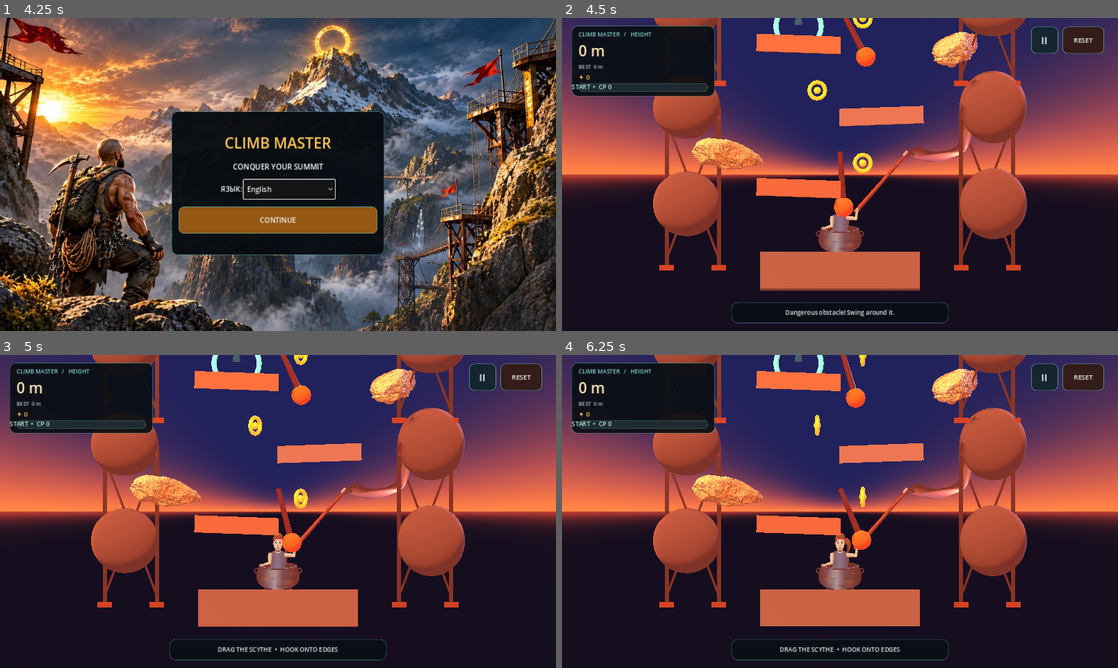
Above: before the commit, frames 1-4 (two rows, left to right).
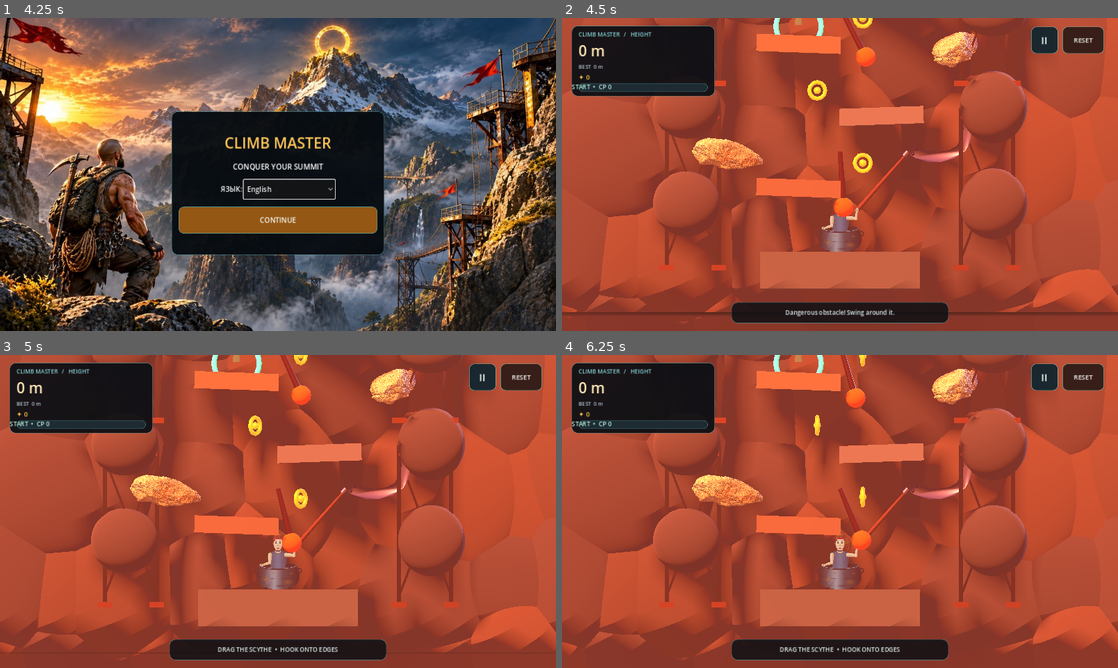
Above: after the commit, the same moments.

Repository: uchihabaha05-del/CLIMB-MASTER
Game: Godot game, scene res://scenes/main.tscn
Same seed, same stepped clock (60 frames per second), same inputs: the game is played once before the commit and once after it.
Inputs:
- Up to frame 1 (4.25 s): click "II" at 0.5 s; click "СБРОС" at 1.25 s; click "II" at 2 s; click "Русский" at 2.75 s; click "ПРОДОЛЖИТЬ" at 3.5 s
- Up to frame 2 (4.5 s): click "CONTINUE" at 4.25 s
- Up to frame 3 (5 s): no input
- Up to frame 4 (6.25 s): click "II" at 5 s; click "CONTINUE CLIMBING" at 5.75 s

Frame 1 is identical in both runs. In frame 2, 70% of the frame differs, in the area x 0-100%, y 0-100%; in frame 3, 70%; in frame 4, 70%.

Commit message:
feat: add continuous mountain backdrop and landing floor

Diff:
--- a/scripts/main.gd
+++ b/scripts/main.gd
@@ -170,7 +170,73 @@
             outcrop.position = Vector3(side * 5.0, 1.5 + float(level) * 3.15, -0.25)
             add_child(outcrop)
 
-
+    _build_mountain_backdrop()
+
+
+
+
+func _build_mountain_backdrop() -> void:
+    # A continuous rock massif fills the background behind the climbing route.
+    # It is visual scenery only, so it cannot block the player or the scythe.
+    var cliff := MeshInstance3D.new()
+    cliff.name = "ContinuousMountainMassif"
+    var cliff_mesh := BoxMesh.new()
+    cliff_mesh.size = Vector3(24.0, 38.0, 2.8)
+    cliff.mesh = cliff_mesh
+    cliff.position = Vector3(0.0, 13.0, -4.7)
+    var cliff_material := StandardMaterial3D.new()
+    cliff_material.albedo_color = Color(0.105, 0.125, 0.145)
+    cliff_material.roughness = 1.0
+    cliff_material.metallic = 0.0
+    cliff.material_override = cliff_material
+    add_child(cliff)
+
+    # Irregular rock masses break up the flat silhouette and read as one cliff face.
+    var rock_colors := [
+        Color(0.16, 0.18, 0.20), Color(0.20, 0.19, 0.17),
+        Color(0.13, 0.16, 0.19), Color(0.23, 0.20, 0.17)
+    ]
+    for row in range(11):
+        for column in range(9):
+            var rock := MeshInstance3D.new()
+            var rock_mesh := SphereMesh.new()
+            rock_mesh.radius = 1.0
+            rock_mesh.height = 1.8
+            rock.mesh = rock_mesh
+            var width := randf_range(1.7, 3.0)
+            var height := randf_range(1.8, 3.8)
+            rock.scale = Vector3(width, height, randf_range(0.55, 1.0))
+            rock.position = Vector3(
+                -10.0 + float(column) * 2.5 + randf_range(-0.45, 0.45),
+                -3.0 + float(row) * 3.2 + randf_range(-0.55, 0.55),
+                -2.95 + randf_range(-0.18, 0.18)
+            )
+            var material := StandardMaterial3D.new()
+            material.albedo_color = rock_colors[randi() % rock_colors.size()]
+            material.roughness = 0.98
+            rock.material_override = material
+            add_child(rock)
+
+    # A broad landing shelf closes the lower edge of the level.
+    # A climber who misses the first foothold lands here instead of falling forever.
+    var valley_floor := StaticBody3D.new()
+    valley_floor.name = "MountainValleyFloor"
+    valley_floor.position = Vector3(0.0, -1.82, 0.0)
+    var floor_mesh := MeshInstance3D.new()
+    var floor_box := BoxMesh.new()
+    floor_box.size = Vector3(120.0, 0.7, 80.0)
+    floor_mesh.mesh = floor_box
+    var floor_material := StandardMaterial3D.new()
+    floor_material.albedo_color = Color(0.20, 0.22, 0.23)
+    floor_material.roughness = 1.0
+    floor_mesh.material_override = floor_material
+    valley_floor.add_child(floor_mesh)
+    var floor_collision := CollisionShape3D.new()
+    var floor_shape := BoxShape3D.new()
+    floor_shape.size = floor_box.size
+    floor_collision.shape = floor_shape
+    valley_floor.add_child(floor_collision)
+    add_child(valley_floor)
 
 func _build_photogrammetry_boulders() -> void:
     # Real photogrammetry scan; convex collision keeps the mobile physics cost manageable.
